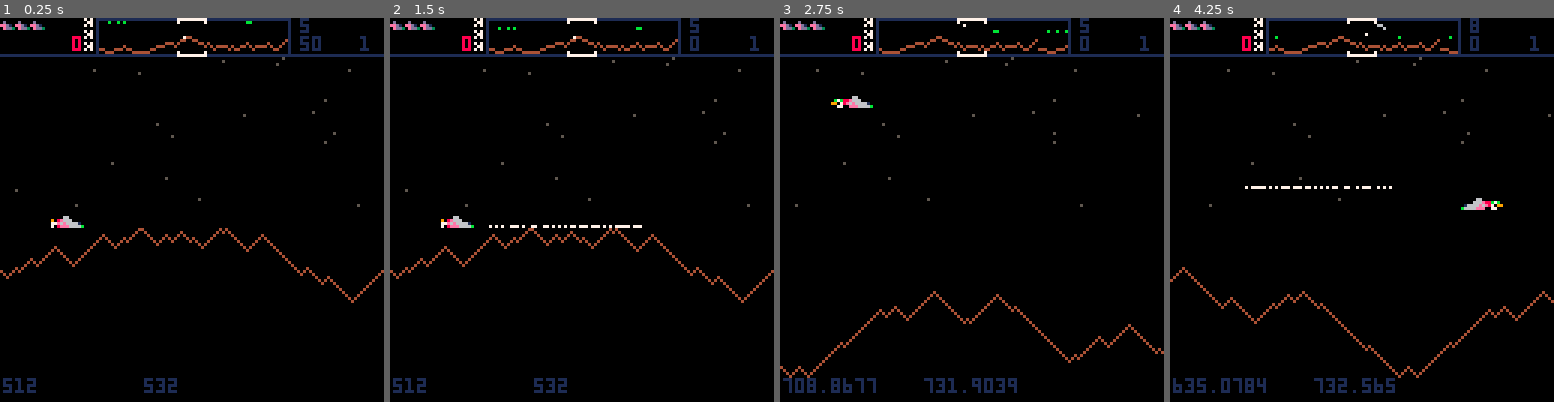
Above: before the commit, frames 1-4 (left to right).
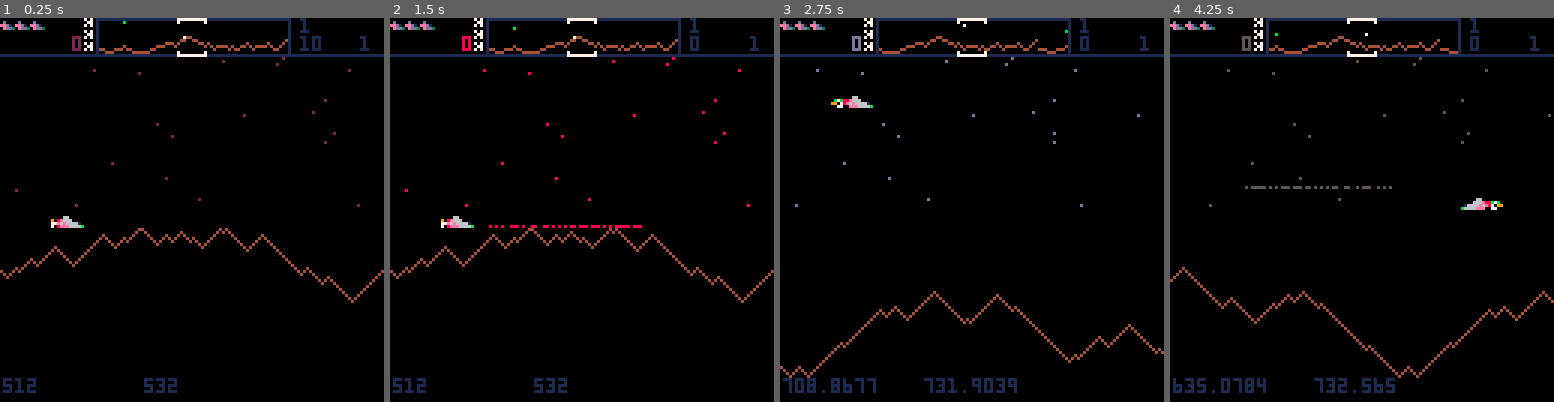
Above: after the commit, the same moments.

Repository: ggaughan/picodefender
Game: PICO-8 cartridge picodefender.p8
Same seed, same stepped clock (60 frames per second), same inputs: the game is played once before the commit and once after it.
Inputs:
- Up to frame 1 (0.25 s): no input
- Up to frame 2 (1.5 s): tap X (X key) at 0.33, 1.07 s; tap O (Z key) at 0.7 s
- Up to frame 3 (2.75 s): hold Right 1.6-2.1 s; tap O (Z key) at 1.7, 2.1, 2.5 s; tap X (X key) at 1.85 s; hold Up 2.15-2.42 s; hold Right from 2.47 s (still down)
- Up to frame 4 (4.25 s): tap O (Z key) every 0.4 s from 2.9 to 4.1 s; tap X (X key) at 2.97, 4.08 s; release Right at 3.03 s; hold Left 3.08-3.58 s; hold Down 3.63-3.97 s; hold Right from 4.02 s (still down)

The runs differ from the first frame. In frame 1, 0.3% of the frame differs, in the area x 3-94%, y 0-50%; in frame 2, 0.4%, in the area x 3-94%, y 0-55%; in frame 3, 0.3%; in frame 4, 0.4%.

Commit message:
More waves and palette cycling

Diff:
--- a/picodefender.p8
+++ b/picodefender.p8
@@ -6,6 +6,53 @@
 -- remake of the williams classic
 
 debug = true
+debug_test = debug  -- 1 of each enemy per wave
+
+waves = {
+ {--1
+	 c=1,
+		landers=15,
+		bombers=0,
+		pods=0,
+	},
+ {--2
+	 c=3,
+		landers=20,
+		bombers=3,
+		pods=1,
+	},
+ {--3
+	 c=8,
+		landers=20,
+		bombers=4,
+		pods=3,
+	},
+ {--4
+	 c=9,
+		landers=20,
+		bombers=5,
+		pods=4,
+	},
+ {--5
+	 c=10,
+		landers=20,
+		bombers=5,
+		pods=4,
+	},
+ {--6
+	 c=4,
+		landers=20,
+		bombers=5,
+		pods=4,
+	},
+ {--7
+	 c=0,
+		landers=20,
+		bombers=5,
+		pods=4,
+	}
+}
+
 
 ww = 128 * 9
 cx = 128 * 4
@@ -99,55 +147,17 @@
 
 	add_stars()
 
-	waves = {
-	 {--1
- 	 c=1,
- 		landers=15,
- 		bombers=0,
- 		pods=0,
-		},
-	 {--2
- 	 c=3,
- 		landers=20,
- 		bombers=3,
- 		pods=1,
-		},
-	 {--3
- 	 c=8,
- 		landers=20,
- 		bombers=4,
- 		pods=3,
-		},
-	 {--4
- 	 c=9,
- 		landers=20,
- 		bombers=5,
- 		pods=4,
-		},
-	 {--5
- 	 c=10,
- 		landers=20,
- 		bombers=5,
- 		pods=4,
-		},
-	 {--6
- 	 c=4,
- 		landers=20,
- 		bombers=5,
- 		pods=4,
-		},
-	 {--7
- 	 c=0,
- 		landers=20,
- 		bombers=5,
- 		pods=4,
-		}
-	}
 	iwave=0
 	load_wave()
 	-- todo wrap iwave display to 2 digits (100 and 200 show as 0 when completed)
 	--      then actually wrap at 255 with special wave 0
 	add_enemies()
+
+	-- palette rotate
+	pt = time()
+	cc = 1
+
+	_draw = _draw_wave
 end
 
 
@@ -279,7 +289,10 @@
 
 	 update_wave()
 
-	-- else player dying
+	else
+	 -- player dying
+	 -- or pausing between waves
+	 -- either way, both fixed via draw_player timeout
 	end
 end
 
@@ -434,7 +447,7 @@
  repeat
   local t=v>>>1
   -- todo map to font
-  print((t%0x0.0005<<17)+(v<<16&1),i*4,6,8)
+  print((t%0x0.0005<<17)+(v<<16&1),i*4,6,5)
   v=t/5
  	i-=1
  until v==0
@@ -585,33 +598,79 @@
 	end
 end
 
-function _draw()
+function animate_camera()
+ -- e.g. player reversing
+	-- assumes canim>0
+	canim -= 1
+	cx += canim_dx
+	pl.x -= canim_dx
+
+ -- camera wrap
+ if cx<0 then
+ 	cx = ww
+ elseif cx > ww then
+  cx = 0
+ end
+
+	-- in screen space to handle any wrapping
+	local x = wxtoc(pl.x)
+	if x < 20 then
+ 	pl.x = (cx + 20) % ww
+ 	canim = 0
+	elseif x > 100 then  -- assumes <128, if not we're off camera and will jump
+	 pl.x = (cx + 100) % ww
+	 canim = 0
+	end
+	-- note: player wrap done via %
+end
+
+function _draw_end_wave()
  cls()
 
- if canim > 0 then
- 	canim -= 1
- 	cx += canim_dx
- 	pl.x -= canim_dx
-
-	 -- camera wrap
-	 if cx<0 then
-	 	cx = ww
-	 elseif cx > ww then
-	  cx = 0
-	 end
-
-		-- in screen space to handle any wrapping
-		local x = wxtoc(pl.x)
- 	if x < 20 then
-	 	pl.x = (cx + 20) % ww
-	 	canim = 0
- 	elseif x > 100 then  -- assumes <128, if not we're off camera and will jump
- 	 pl.x = (cx + 100) % ww
- 	 canim = 0
- 	end
- 	-- note: player wrap done via %
-
- end
+	draw_hud()
+	draw_player()  -- needed to expire
+
+	-- todo 3d text?
+	rectfill(0, hudy+1,127,127, 0)
+	print("attack wave "..(iwave+1), 40, hudy+20, 5)
+	print("completed", 46, hudy+28, 5)
+	print("bonus x 100", 43, hudy+48, 5)
+	-- todo draw people left
+
+	if pl.hit == nil then
+		-- todo inc score!
+
+	 cdx = 0 -- freeze  -- todo move into load_wave?
+	 -- todo reset cx?
+		pl.x=cx+20
+		pl.y=64
+		pl.facing=1  -- todo need camera move?
+		pl.dx=0
+		pl.dy=0
+		pl.thrusting=false
+
+		iwave += 1
+		load_wave()
+		-- prime the spawning
+		local t=time()
+		wave.t_chunk = t - wave_progression + wave_reset  -- reset
+
+		_draw = _draw_wave
+	end
+end
+
+function _draw_wave()
+ cls()
+
+ local t=time()
+
+ if t-pt > 0.2 then
+  cc = (cc%15) + 1
+	 pal(5, cc) -- todo true?
+	 pt = t
+	end
+
+ if (canim > 0) animate_camera()
 
 	draw_stars()
 
@@ -823,9 +881,10 @@
 		end
 	end
 	if is_wave_complete() then
-		-- todo 3d text
-		print("wave "..(iwave+1).." complete", 40, 64)
-		assert(false)
+	 pl.hit = time()  -- pause
+		_draw = _draw_end_wave
+
+		--assert(false)
 		--todo pause, next wave
 	end
 end
@@ -859,7 +918,11 @@
 end
 
 function is_wave_complete()
-	local r = #actors  -- spawned
+	local r = 0
+ -- spawned
+	for e in all(actors) do
+  if (e ~= 24) r+= 1
+ end
 	-- plus yet to spawn
 	r += wave.landers
 	r += wave.bombers
@@ -867,6 +930,9 @@
 	-- todo? mutants=ex-landers
 	-- todo? baiters
 	-- todo? swarmers
+	printh("r="..r)
+	printh(wave.landers_hit)
+	--printh(actors[1].k)
 	return r == 0  -- i.e. no more left
 end
 
@@ -890,6 +956,12 @@
  		-- todo baiters
  		-- todo swarmers
 	}
+
+	if	debug_test then
+		wave.landers=1
+		wave.bombers=min(1,wave.bombers)
+		wave.pods=min(1,wave.pods)
+	end
 end
 
 function add_enemies()
@@ -914,6 +986,7 @@
 		wave.landers -= make
 	end
 	-- todo others
+	-- based on wave.t? and/or remaining
 end
 
 function	reset_enemies()
@@ -945,14 +1018,14 @@
 007007000d000000eee6666b00000000000707000d000000000000000000000000b0bb0000b0b0b0000000000000000000000000000000000000000000000000
 00000000dddd1900000000000000000000000000eed1000000000000000000000b00b0b000000000000000000000000000000000000000000000000000000000
 000000000e73dd730000000000000000000000000edd30000000000000000000b000b00b00000000000000000000000000000000000000000000000000000000
-70707007770700770077070707077077707770707077777077777777777777770000000000000000000000000000000000000000000000000000000000000000
-77777777777777777777777777777777777777777777777777777777777777770000000000000000000000000000000000000000000000000000000000000000
-77777777777777777777777777777777777777777777777777777777777777770000000000000000000000000000000000000000000000000000000000000000
-77777777777777777777777777777777777777777777777777777777777777770007700000000000000000000000000000000000000000000000000000000000
-77777777777777777777777777777777777777777777777777777777777777770007700000000000000000000000000000000000000000000000000000000000
-77777777777777777777777777777777777777777777777777777777777777770000000000000000000000000000000000000000000000000000000000000000
-77777777777777777777777777777777777777777777777777777777777777770000000000000000000000000000000000000000000000000000000000000000
-77777777777777777777777777777777777777777777777777777777777777770000000000000000000000000000000000000000000000000000000000000000
+50505005550500550055050505055055505550505055555055555555555555550000000000000000000000000000000000000000000000000000000000000000
+55555555555555555555555555555555555555555555555555555555555555550000000000000000000000000000000000000000000000000000000000000000
+55555555555555555555555555555555555555555555555555555555555555550000000000000000000000000000000000000000000000000000000000000000
+55555555555555555555555555555555555555555555555555555555555555550007700000000000000000000000000000000000000000000000000000000000
+55555555555555555555555555555555555555555555555555555555555555550007700000000000000000000000000000000000000000000000000000000000
+55555555555555555555555555555555555555555555555555555555555555550000000000000000000000000000000000000000000000000000000000000000
+55555555555555555555555555555555555555555555555555555555555555550000000000000000000000000000000000000000000000000000000000000000
+55555555555555555555555555555555555555555555555555555555555555550000000000000000000000000000000000000000000000000000000000000000
 00000000000000000000000000000000000000000000000000000000000000000000000000000000000000000000000000000000000000000000000000000000
 00000000000000000000000000000000000000000000000000000000000000000000000000000000000000000000000000000000000000000000000000000000
 00000000000000000000000000000000000000000000000000000000000000000000000000000000000000000000000000000000000000000000000000000000
